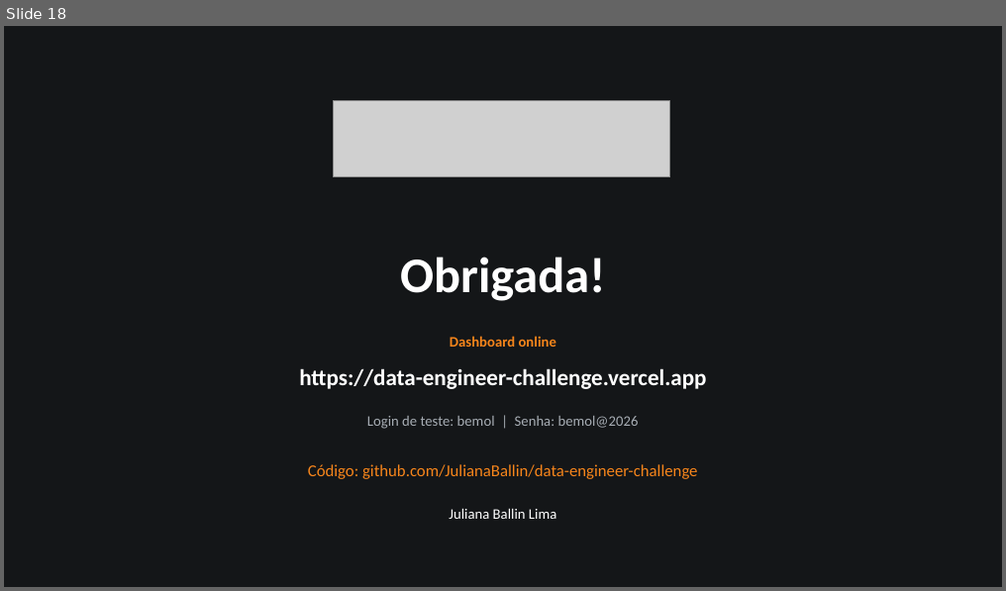
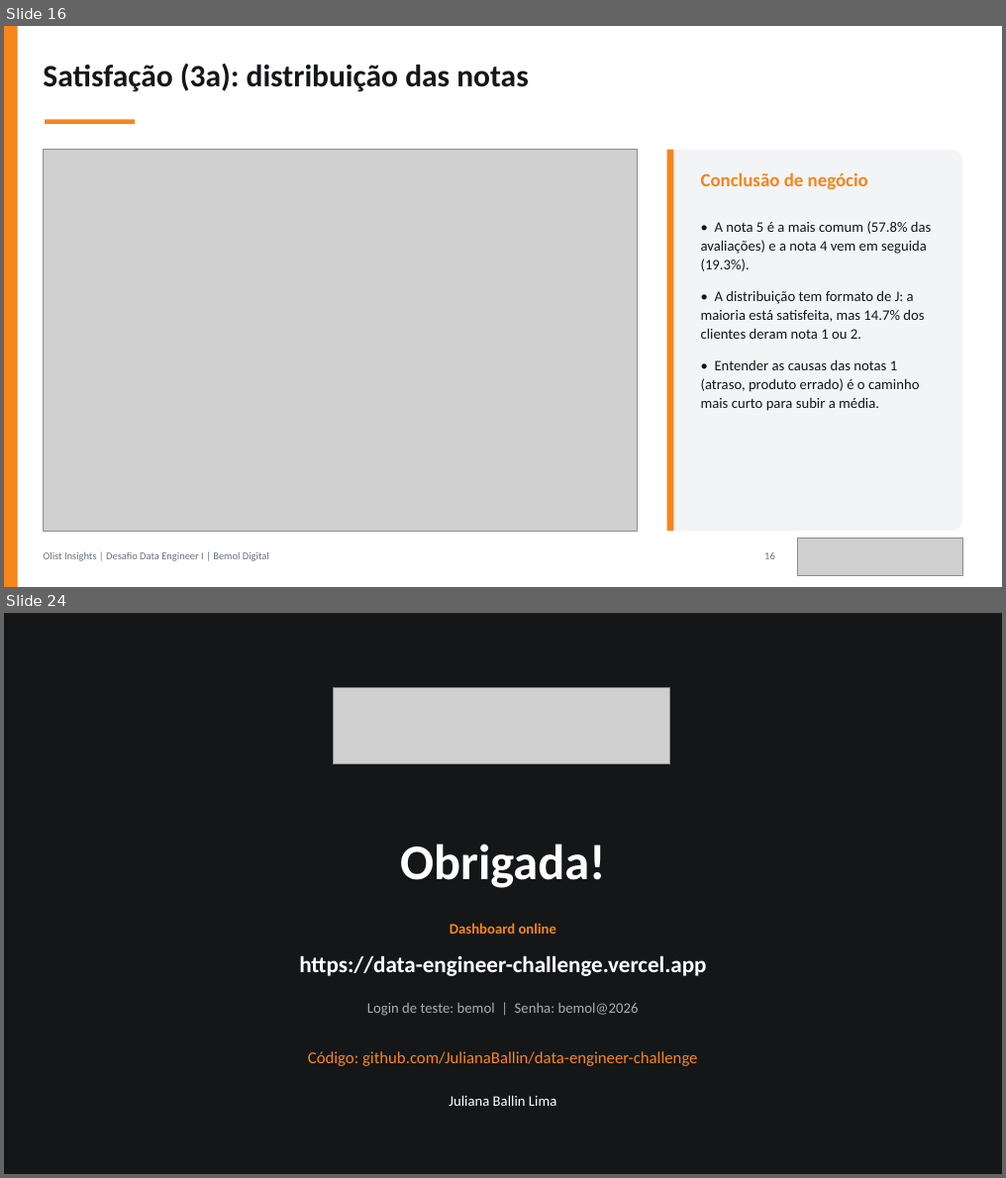
Before and after one commit to JulianaBallin/data-engineer-challenge, a slide deck: docs/apresentacao/apresentacao-olist.pptx. Shown one above the other, each under a label of ours: slide 18 before the commit, slides 16 and 24 after it; the slides between them are not shown. The pictures are 1006x591 and 1006x1178 pixels, drawn with LibreOffice and Linux fonts; fonts in the diff are those of the drawing; grey boxes stand for pictures. Boxes give left, top, right and bottom in pixels: in the first picture for what was removed or moved away, otherwise in the second. Text is boxed around its words. In the diff, an @@ line names an element or a change of style, - is before the commit and + after.

```diff
--- a/docs/apresentacao/apresentacao-olist.pptx
+++ b/docs/apresentacao/apresentacao-olist.pptx
@@ slide 16 added at [4, 26, 1002, 587], background #FFFFFF @@
@@ rectangle added at [4, 26, 18, 587], fill #F6851B @@
@@ text added at [43, 64, 528, 92], 30 pt, text #141618, bold @@
+Satisfação (3a): distribuição das notas
@@ rectangle added at [45, 120, 135, 124], fill #F6851B @@
@@ picture added at [43, 150, 637, 531] @@
@@ rounded rectangle added at [667, 150, 963, 531], fill #F2F4F6 @@
@@ rectangle added at [667, 150, 674, 531], fill #F6851B @@
@@ text added at [701, 173, 868, 189], 18 pt, text #F6851B, bold @@
+Conclusão de negócio
@@ text added at [701, 221, 932, 411], 14 pt, text #141618 @@
+• A nota 5 é a mais comum (57.8% das avaliações) e a nota 4 vem em seguida (19.3%).
+• A distribuição tem formato de J: a maioria está satisfeita, mas 14.7% dos clientes deram nota 1 ou 2.
+• Entender as causas das notas 1 (atraso, produto errado) é o caminho mais curto para subir a média.
@@ text added at [43, 553, 269, 562], 10 pt, text #6A737D @@
+Olist Insights | Desafio Data Engineer I | Bemol Digital
@@ text added at [764, 553, 775, 560], 10 pt, text #6A737D @@
+16
@@ picture added at [798, 539, 963, 576] @@
@@ what was slide 18 is now slide 24 @@
```
Also in this commit, not shown: 9 slides changed, 5 other slides added, 35 other files.
